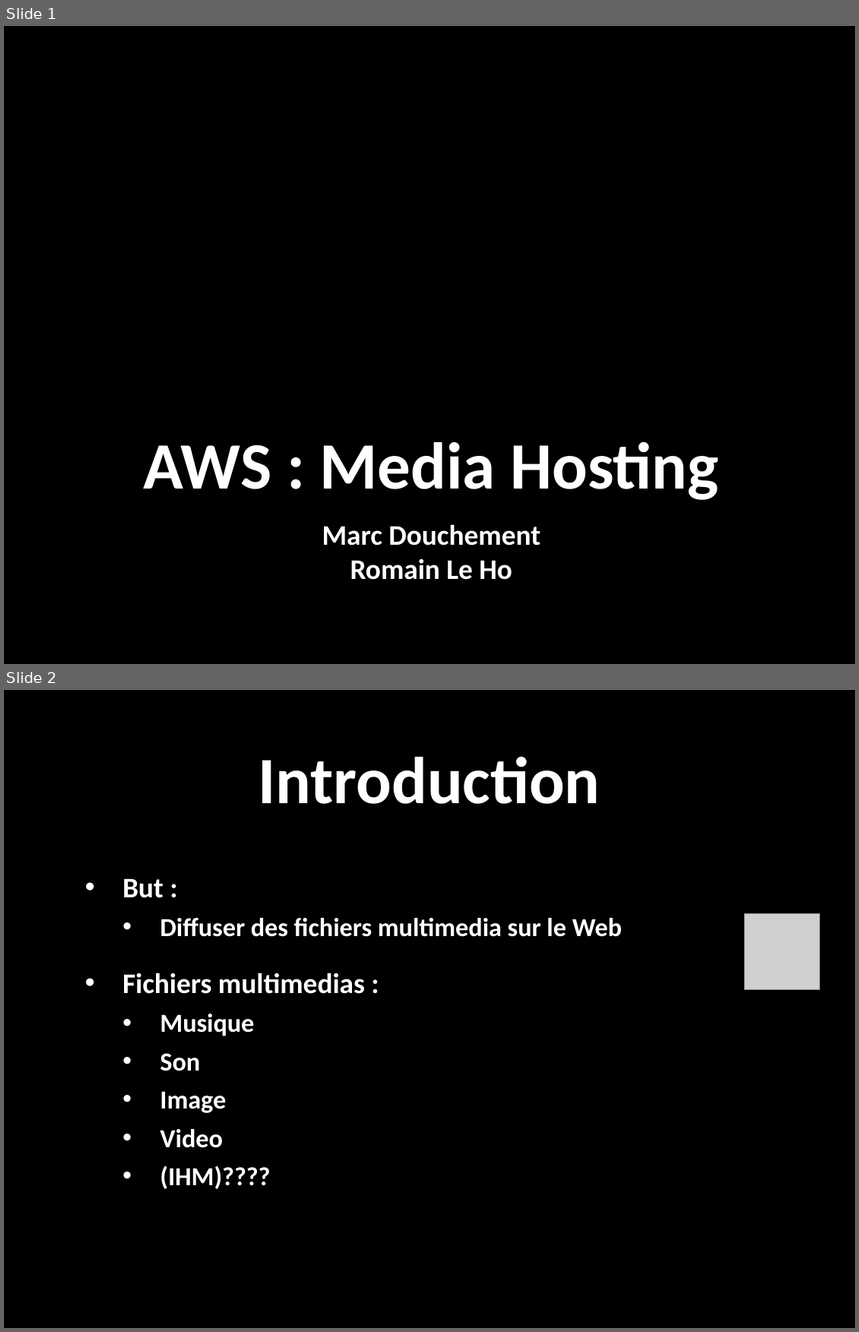
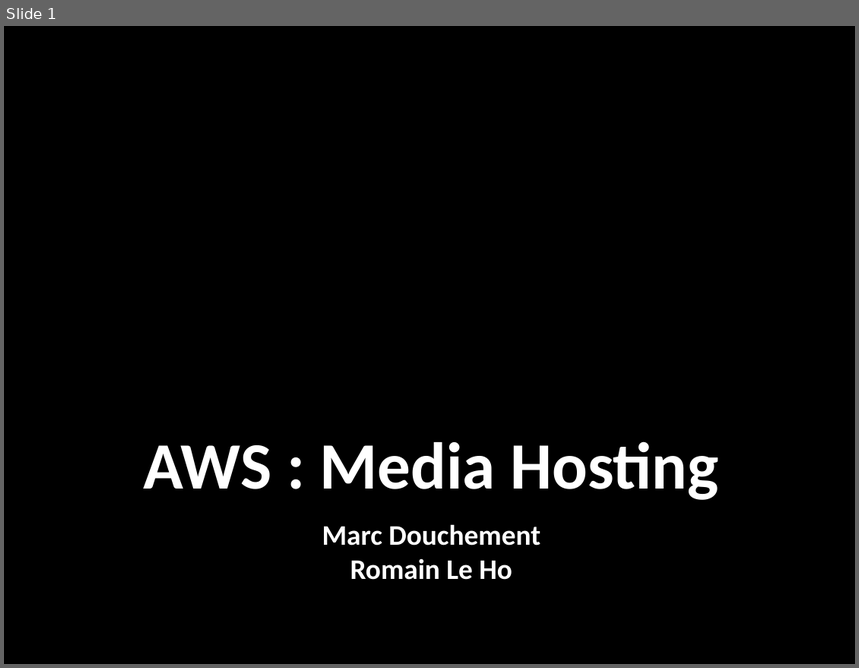
Before and after one commit to romfret/TLC, a slide deck: AWS - Media Hosting.pptx. Shown one above the other, each under a label of ours: slides 1 and 2 before the commit, slide 1 after it. The pictures are 859x1332 and 859x668 pixels, drawn with LibreOffice and Linux fonts; fonts in the diff are those of the drawing; grey boxes stand for pictures; background and template pictures are left out. Boxes give left, top, right and bottom in pixels: in the first picture for what was removed or moved away, otherwise in the second. Text is boxed around its words. In the diff, an @@ line names an element or a change of style, - is before the commit and + after.

```diff
--- a/AWS - Media Hosting.pptx
+++ b/AWS - Media Hosting.pptx
@@ slide 2 removed at <box>4,690,855,1328</box>, background picture (left out) @@
@@ title removed at <box>258,756,600,804</box> @@
-Introduction
@@ text removed at <box>123,878,622,1189</box> @@
-• But :
-  • Diffuser des fichiers multimedia sur le Web
-• Fichiers multimedias :
-  • Musique
-  • Son
-  • Image
-  • Video
-  • (IHM)????
@@ picture removed at <box>744,914,820,989</box> @@
```
Also in this commit, not shown: 2 slides changed, 4 slides added.
